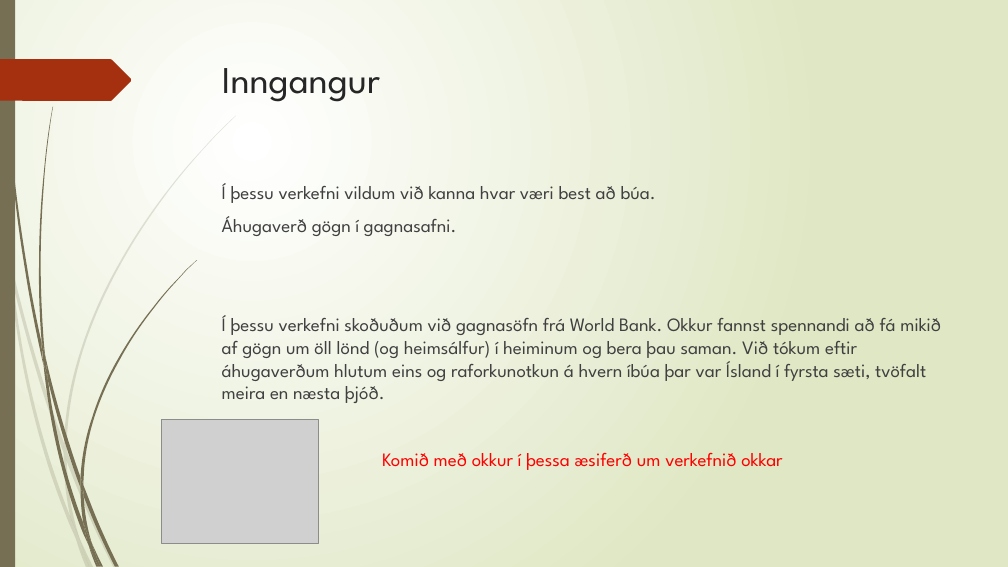
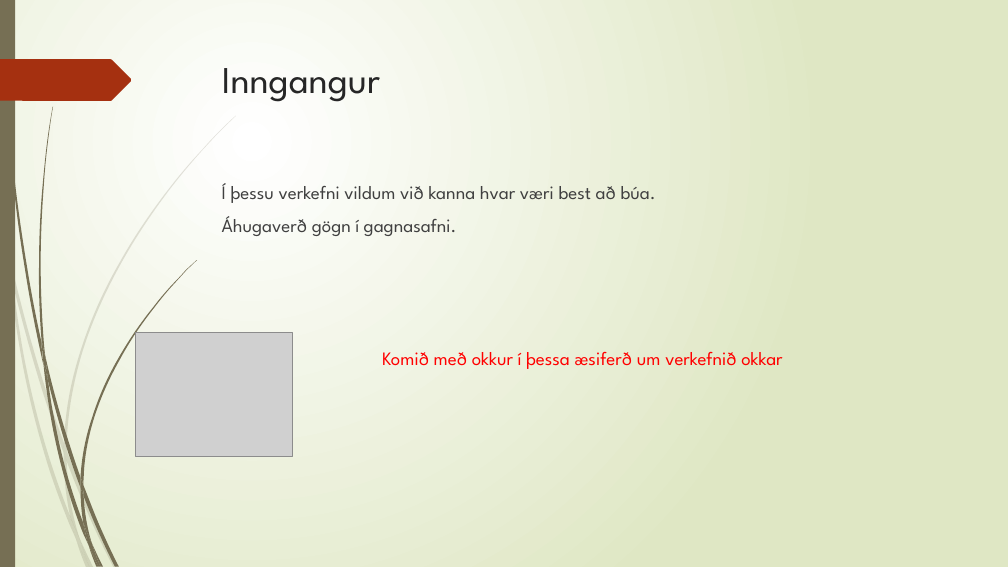
Before and after one commit to thortom/T-316-GAVI, a slide deck: slide 2 of Verkefni3/kynning/Kynning.pptx. Drawn at 1008x567 pixels with LibreOffice and Linux fonts; fonts in the diff are those of the drawing; grey boxes stand for pictures. Boxes give left, top, right and bottom in pixels: in the first picture for what was removed or moved away, otherwise in the second. Text is boxed around its words. In the diff, an @@ line names an element or a change of style, - is before the commit and + after.

```diff
--- a/Verkefni3/kynning/Kynning.pptx
+++ b/Verkefni3/kynning/Kynning.pptx
@@ text at (222,315,941,403): paragraph removed @@
-Í þessu verkefni skoðuðum við gagnasöfn frá World Bank. Okkur fannst spennandi að fá mikið af gögn um öll lönd (og heimsálfur) í heiminum og bera þau saman. Við tókum eftir áhugaverðum hlutum eins og raforkunotkun á hvern íbúa þar var Ísland í fyrsta sæti, tvöfalt meira en næsta þjóð.
@@ picture: place and size @@
-picture at (161,420,318,544)
+picture at (135,333,293,457)
```
Also in this commit, not shown: 4 other slides changed, 6 other files.
